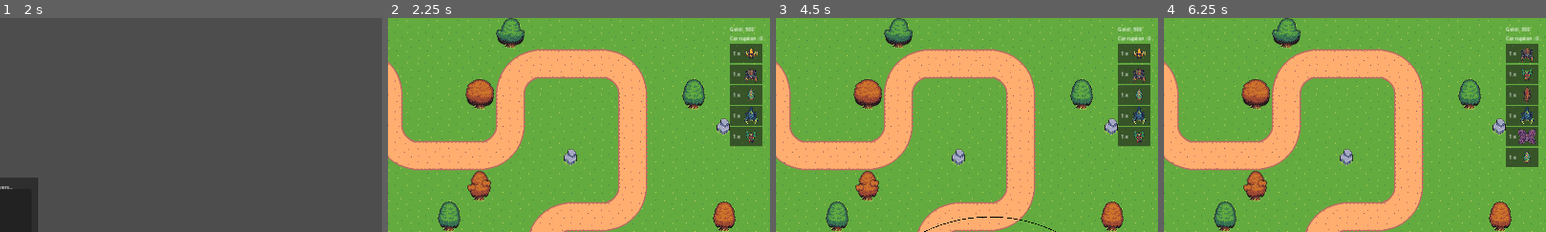
Above: before the commit, frames 1-4 (left to right).
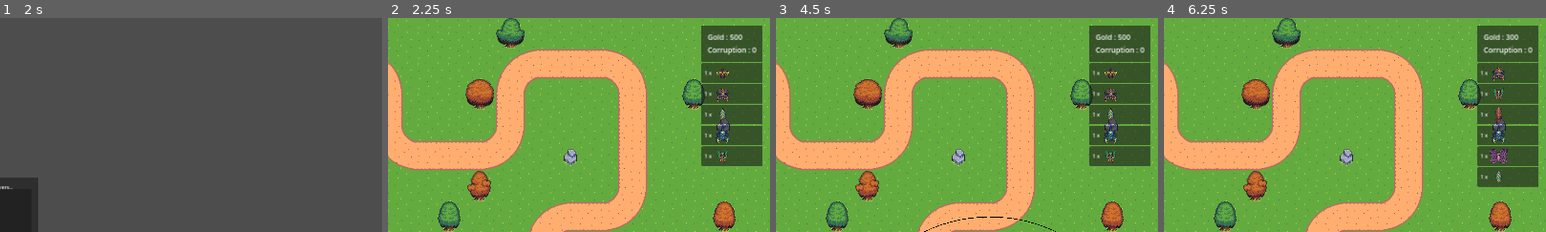
Above: after the commit, the same moments.

Repository: m-conti/melonjam2023
Game: Godot game, scene res://game.tscn
Two runs of this game, one before a commit and one after it. Both use one fixed random seed, a clock stepped at 60 frames per second and the inputs below.
Inputs (mouse positions are % of the whole screen's width and height, from its top left):
- Up to frame 1 (2 s): click (48, 47) at 0.52 s; type "Alex" at 0.6 s; click "Host" at 1.25 s
- Up to frame 2 (2.25 s): click "START!" at 2 s
- Up to frame 3 (4.5 s): click "Shop" at 2.75 s; click "Towers" at 3.5 s; click "Fire Tower" at 4.25 s
- Up to frame 4 (6.25 s): click "Ice Tower" at 5 s; click "Bomb Tower" at 5.75 s
The pictures show only the part of the screen within x 50-100%, y 0-50%; the shares and areas given below are measured in that part.

Frame 1 is identical in both runs. In frame 2, 7.4% of the frame differs, in the area x 82-99%, y 3-70%; in frame 3, 7.4%; in frame 4, 8.5%, in the area x 82-99%, y 3-80%.

Commit message:
change gold display

Diff:
--- a/HUD/HUDPlayer.gd
+++ b/HUD/HUDPlayer.gd
@@ -43,10 +43,12 @@
 		$Shop/BoxContainer/Towers.hide()
 
 func _on_gold_changed(value: int):
-	$TopRightContainer/Container/PlayerData/Gold.text = "Gold : " + str(value)
+	$TopRightContainer/Container/PanelContainer/MarginContainer/PlayerData/Gold.text = "Gold : " + str(value)
+	pass
 
 func _on_corruption_changed(value: int):
-	$TopRightContainer/Container/PlayerData/Corruption.text = "Corruption : " + str(value)
+	$TopRightContainer/Container/PanelContainer/MarginContainer/PlayerData/Corruption.text = "Corruption : " + str(value)
+	pass
 
 func _on_player_die():
 	self.hide()
--- a/HUD/HUDPlayer.tscn
+++ b/HUD/HUDPlayer.tscn
@@ -183,14 +183,28 @@
 [node name="Container" type="VBoxContainer" parent="TopRightContainer"]
 layout_mode = 2
 
-[node name="PlayerData" type="VBoxContainer" parent="TopRightContainer/Container"]
-layout_mode = 2
-
-[node name="Gold" type="Label" parent="TopRightContainer/Container/PlayerData"]
-layout_mode = 2
-
-[node name="Corruption" type="Label" parent="TopRightContainer/Container/PlayerData"]
-layout_mode = 2
+[node name="PanelContainer" type="PanelContainer" parent="TopRightContainer/Container"]
+layout_mode = 2
+
+[node name="MarginContainer" type="MarginContainer" parent="TopRightContainer/Container/PanelContainer"]
+layout_mode = 2
+theme_override_constants/margin_left = 20
+theme_override_constants/margin_top = 20
+theme_override_constants/margin_right = 20
+theme_override_constants/margin_bottom = 20
+
+[node name="PlayerData" type="VBoxContainer" parent="TopRightContainer/Container/PanelContainer/MarginContainer"]
+layout_mode = 2
+
+[node name="Gold" type="Label" parent="TopRightContainer/Container/PanelContainer/MarginContainer/PlayerData"]
+layout_mode = 2
+theme_override_font_sizes/font_size = 24
+text = "Gold : 0"
+
+[node name="Corruption" type="Label" parent="TopRightContainer/Container/PanelContainer/MarginContainer/PlayerData"]
+layout_mode = 2
+theme_override_font_sizes/font_size = 24
+text = "Corruption : 0"
 
 [node name="NextWave" type="VBoxContainer" parent="TopRightContainer/Container"]
 layout_mode = 2
